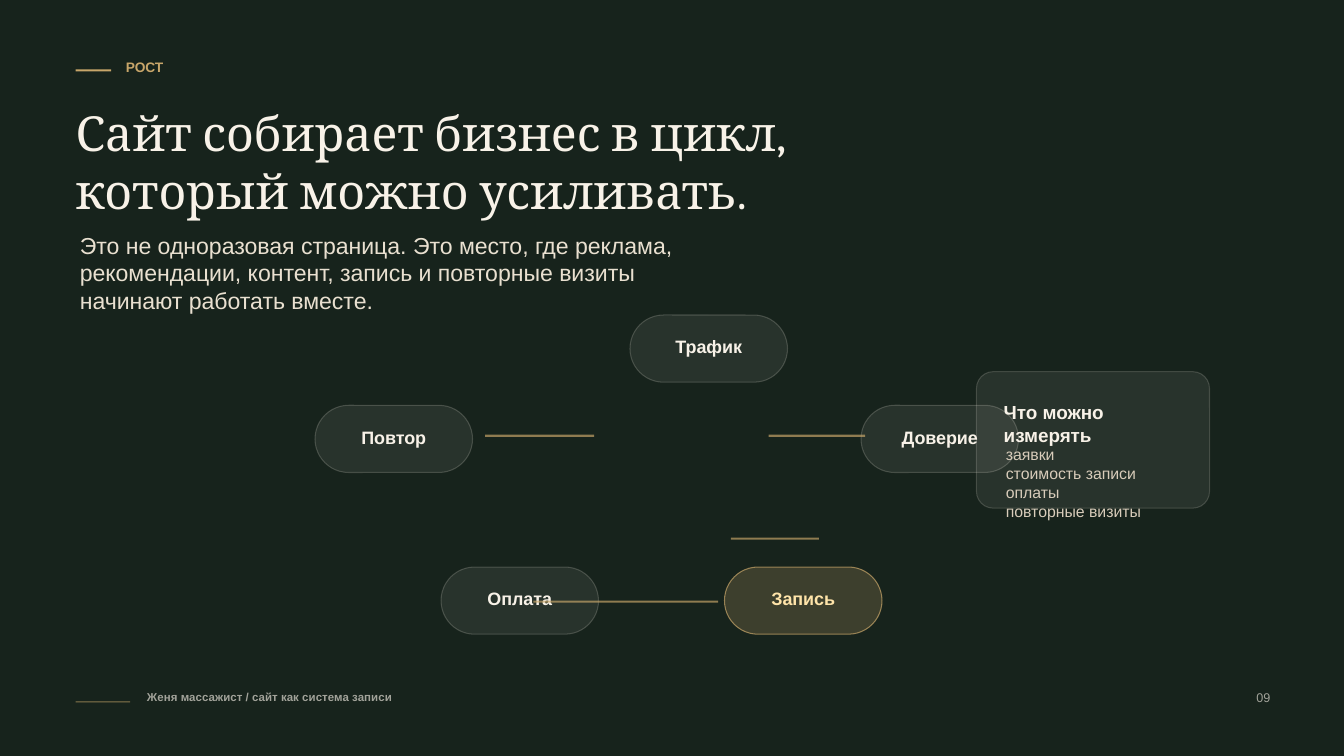
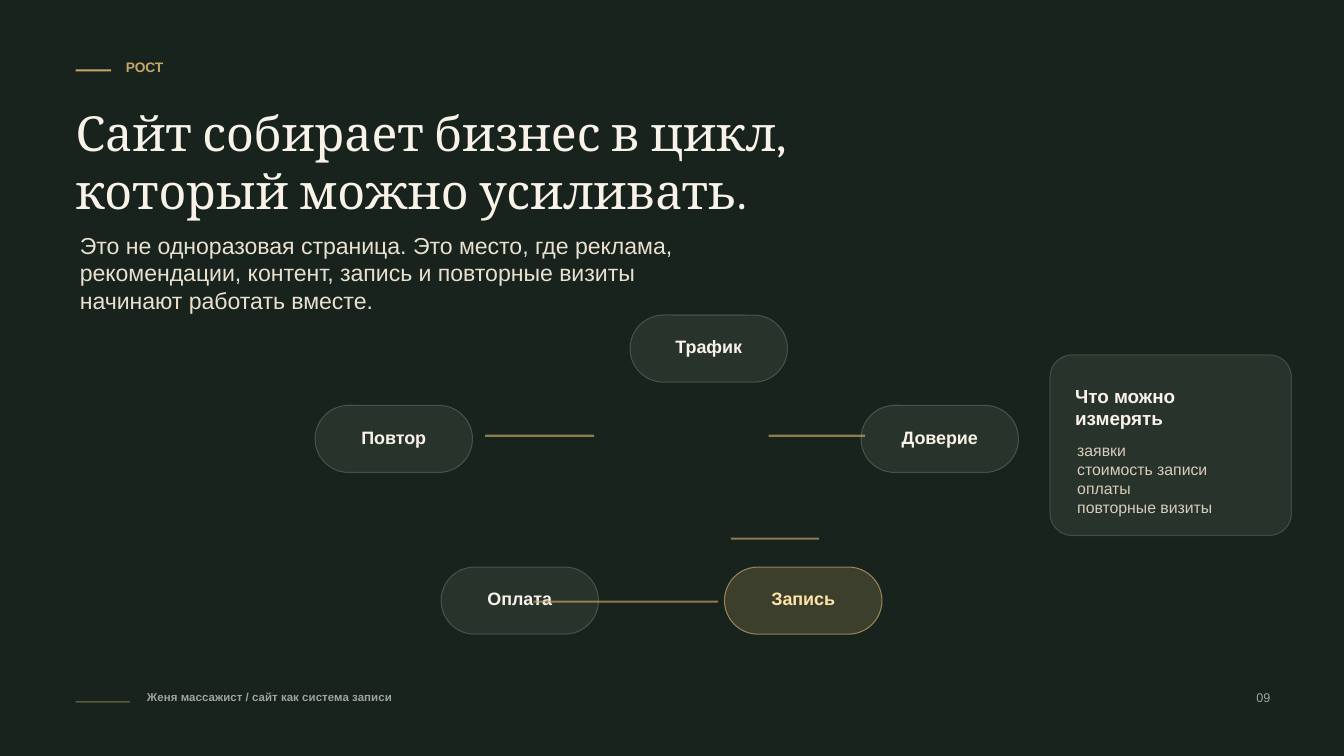
Before and after one commit to Alekseyradar/zhenya-massage, a slide deck: slide 9 of presentations/site-value-for-massage-therapist.pptx. Drawn at 1344x756 pixels with LibreOffice and Linux fonts; fonts in the diff are those of the drawing. Boxes give left, top, right and bottom in pixels: in the first picture for what was removed or moved away, otherwise in the second. Text is boxed around its words. In the diff, an @@ line names an element or a change of style, - is before the commit and + after.

Commit message:
Polish presentation card spacing

```diff
--- a/presentations/site-value-for-massage-therapist.pptx
+++ b/presentations/site-value-for-massage-therapist.pptx
@@ rounded rectangle: place and size @@
-rounded rectangle at box(977, 372, 1210, 508)
+rounded rectangle at box(1051, 355, 1293, 535)
@@ text "Что можно измерять": place and size @@
-text "Что можно измерять" at box(1004, 406, 1104, 447)
+text "Что можно измерять" at box(1075, 390, 1175, 429)
@@ text "заявки": place and size @@
-text "заявки" at box(1006, 449, 1141, 520)
+text "заявки" at box(1077, 447, 1212, 516)
```
Also in this commit, not shown: 3 other slides changed.
